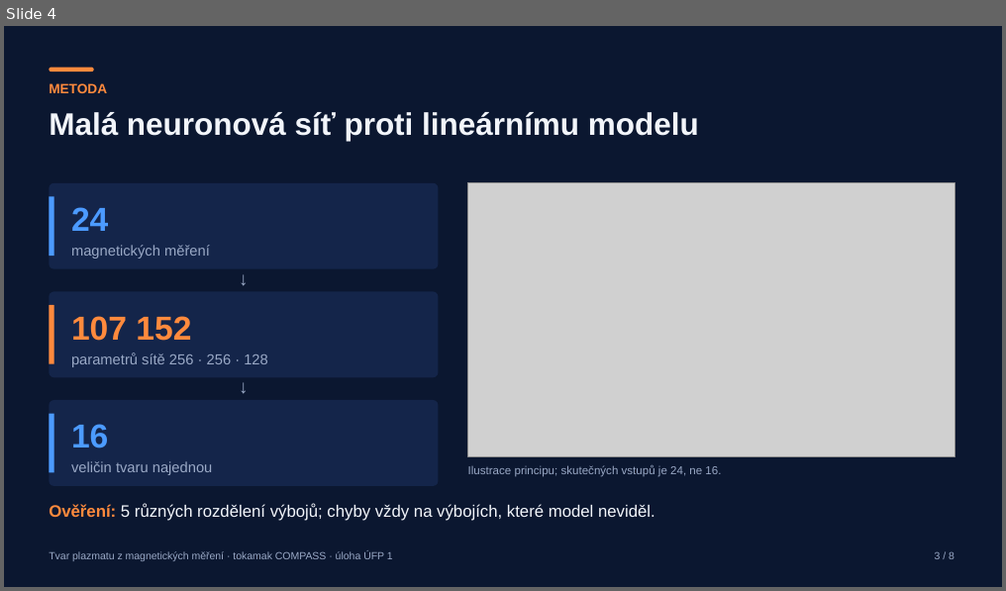
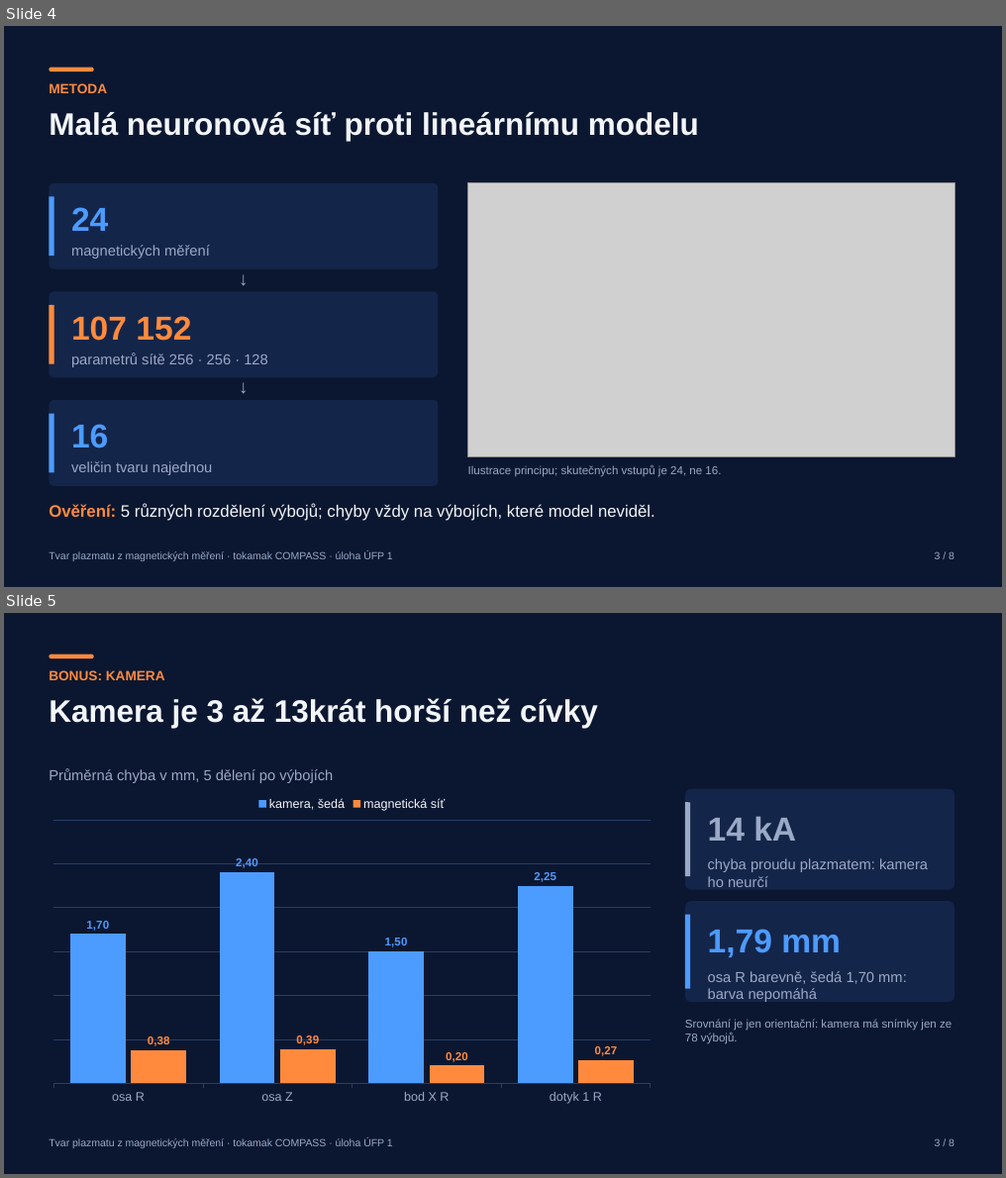
Before and after one commit to mschiller890/hackathon, a slide deck: presentation/deck/slides.pptx. Shown one above the other, each under a label of ours: slide 4 before the commit, slides 4 and 5 after it. The pictures are 1006x591 and 1006x1178 pixels, drawn with LibreOffice and Linux fonts; fonts in the diff are those of the drawing; grey boxes stand for pictures. Boxes give left, top, right and bottom in pixels: in the first picture for what was removed or moved away, otherwise in the second. Text is boxed around its words. In the diff, an @@ line names an element or a change of style, - is before the commit and + after.

```diff
--- a/presentation/deck/slides.pptx
+++ b/presentation/deck/slides.pptx
@@ slide 5 added at bbox=[4, 613, 1002, 1174], background #0B1730 @@
@@ rounded rectangle added at bbox=[49, 655, 94, 659], fill #FF8A3D @@
@@ text added at bbox=[49, 670, 165, 680], 13 pt, text #FF8A3D, bold @@
+BONUS: KAMERA
@@ text added at bbox=[49, 698, 598, 728], 30 pt, text #F2F5FA, bold @@
+Kamera je 3 až 13krát horší než cívky
@@ column chart added at bbox=[42, 789, 662, 1111] @@
+categories: osa R, osa Z, bod X R, dotyk 1 R
+kamera, šedá: 71, 100, 62, 94
+magnetická síť: 16, 16, 8, 11
@@ text added at bbox=[49, 768, 333, 783], 14 pt, text #9AA9C6 @@
+Průměrná chyba v mm, 5 dělení po výbojích
@@ rounded rectangle added at bbox=[685, 789, 954, 890], fill #14254A @@
@@ rounded rectangle added at bbox=[685, 802, 690, 876], fill #9AA9C6 @@
@@ text added at bbox=[708, 816, 796, 841], 32 pt, text #9AA9C6, bold @@
+14 kA
@@ text added at bbox=[708, 859, 928, 887], 14 pt, text #9AA9C6 @@
+chyba proudu plazmatem: kamera ho neurčí
@@ rounded rectangle added at bbox=[685, 901, 954, 1002], fill #14254A @@
@@ rounded rectangle added at bbox=[685, 915, 690, 989], fill #4C9BFF @@
@@ text added at bbox=[708, 929, 841, 958], 32 pt, text #4C9BFF, bold @@
+1,79 mm
@@ text added at bbox=[708, 971, 907, 1002], 14 pt, text #9AA9C6 @@
+osa R barevně, šedá 1,70 mm: barva nepomáhá
@@ text added at bbox=[685, 1019, 951, 1045], 11 pt, text #9AA9C6 @@
+Srovnání je jen orientační: kamera má snímky jen ze 78 výbojů.
@@ text added at bbox=[49, 1139, 393, 1149], 10 pt, text #9AA9C6 @@
+Tvar plazmatu z magnetických měření · tokamak COMPASS · úloha ÚFP 1
@@ text added at bbox=[935, 1139, 954, 1147], 10 pt, text #9AA9C6 @@
+3 / 8
```
Also in this commit, not shown: 5 slides changed, 1 other file.
